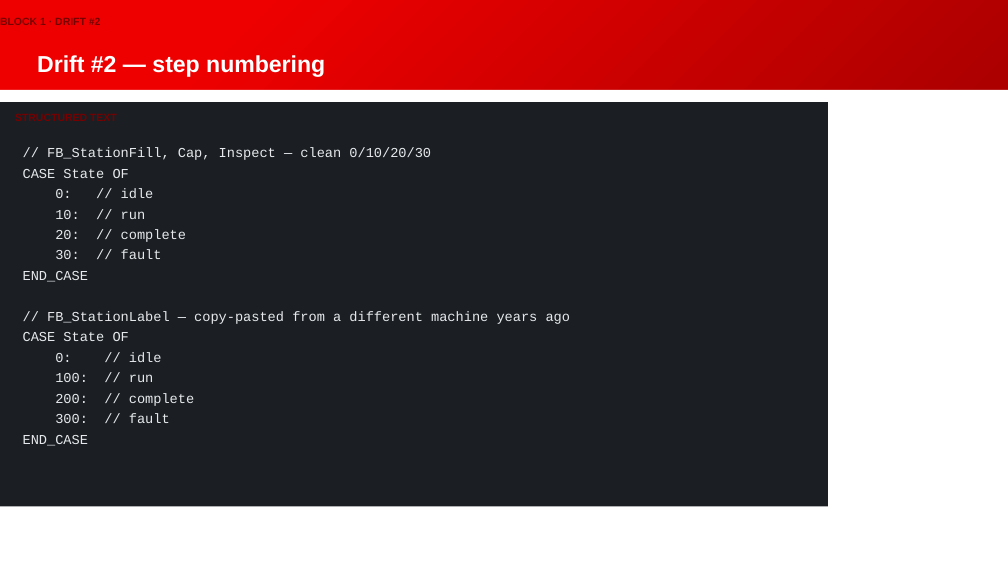
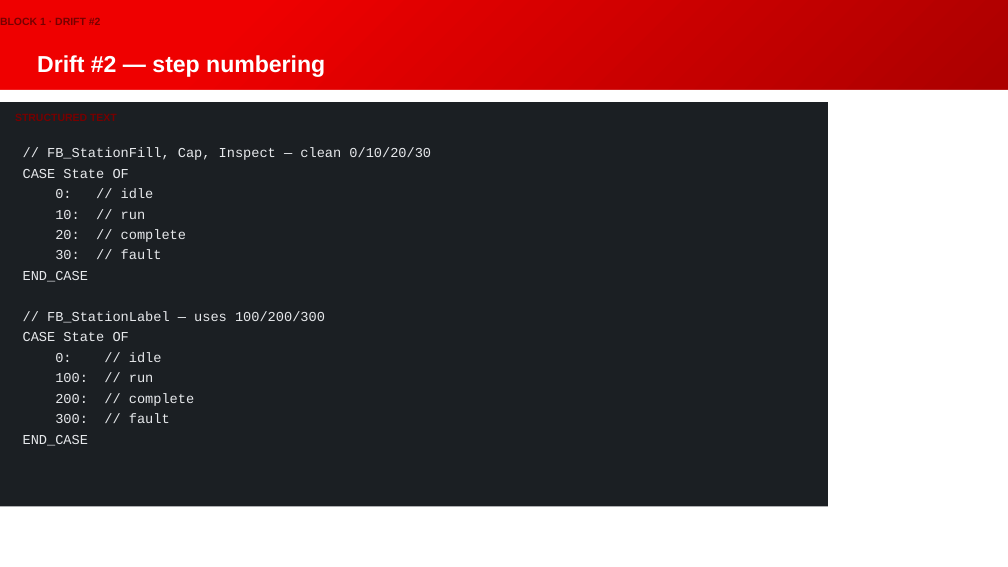
Before and after one commit to Beckhoff-USA-Community/Procedural_To_SOLID, a slide deck: slide 17 of presentation/NEM2026_workshop.pptx. Drawn at 1008x567 pixels with LibreOffice and Linux fonts; fonts in the diff are those of the drawing; background and template pictures are left out. Boxes give left, top, right and bottom in pixels: in the first picture for what was removed or moved away, otherwise in the second. Text is boxed around its words. In the diff, an @@ line names an element or a change of style, - is before the commit and + after.

```diff
--- a/presentation/NEM2026_workshop.pptx
+++ b/presentation/NEM2026_workshop.pptx
@@ text at (47, 311, 325, 323): text changed @@
-// FB_StationLabel — copy-pasted from a different machine years ago
+// FB_StationLabel — uses 100/200/300
```
Also in this commit, not shown: 2 other slides changed.
